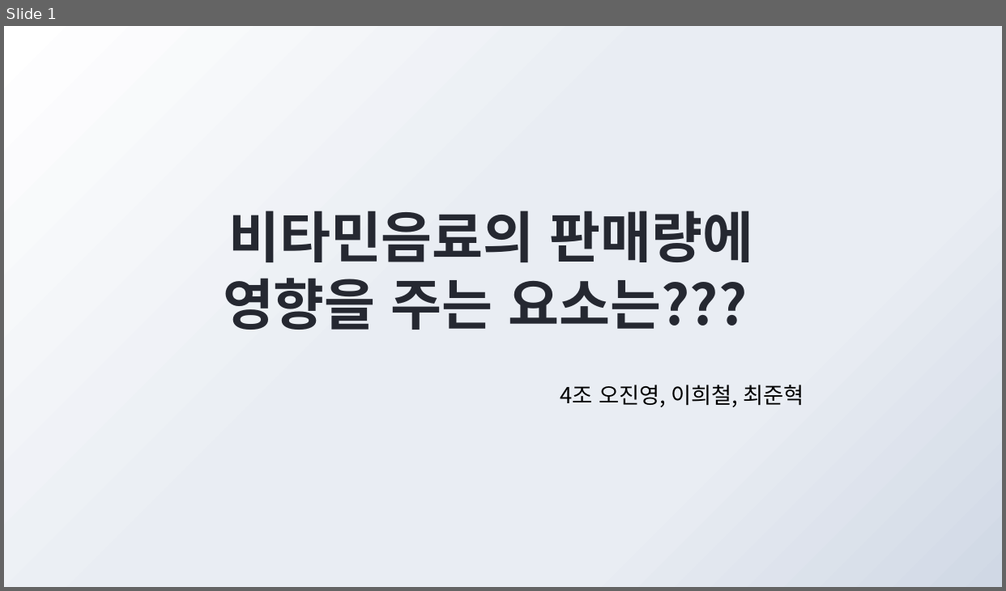
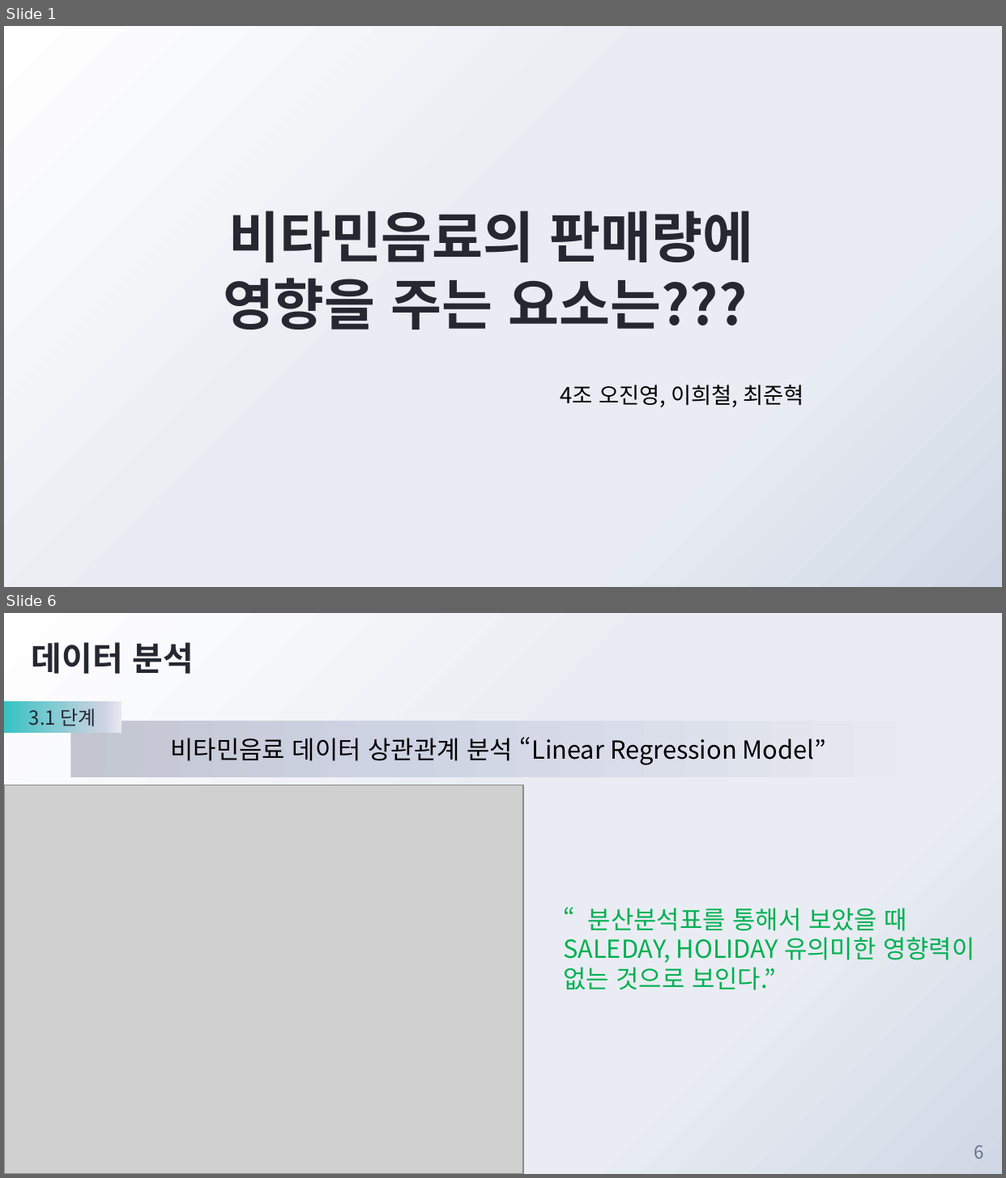
Before and after one commit to JadenChoi94/MachineLearning_Basic, a slide deck: 4조 비타민음료 발표.pptx. Shown one above the other, each under a label of ours: slide 1 before the commit, slides 1 and 6 after it; the slides between them are not shown. The pictures are 1006x591 and 1006x1178 pixels, drawn with LibreOffice and Linux fonts; fonts in the diff are those of the drawing; grey boxes stand for pictures; background and template pictures are left out. Boxes give left, top, right and bottom in pixels: in the first picture for what was removed or moved away, otherwise in the second. Text is boxed around its words. In the diff, an @@ line names an element or a change of style, - is before the commit and + after.

```diff
--- a/4조 비타민음료 발표.pptx
+++ b/4조 비타민음료 발표.pptx
@@ slide 6 added at <box>4,613,1002,1174</box>, background gradient #FFFFFF to #E9EDF3 to #D0D8E5 @@
@@ title added at <box>32,642,194,674</box>, 24 pt, text #252831, bold @@
+데이터 분석
@@ rectangle added at <box>4,702,121,733</box>, fill gradient #36C2C2 to #CED3E3 to #E7E9F1, 14 pt, text #252831 @@
+3.1 단계
@@ rectangle added at <box>71,721,896,777</box>, fill gradient #C3C6D1 to #CED3E3 to #E7E9F1, 18 pt, text #000000 @@
+비타민음료 데이터 상관관계 분석 “Linear Regression Model”
@@ picture added at <box>4,785,523,1174</box> @@
@@ text added at <box>563,908,974,990</box>, 18 pt, text #00B050 @@
+“분산분석표를 통해서 보았을 때 SALEDAY, HOLIDAY 유의미한 영향력이 없는 것으로 보인다.”
@@ page number added at <box>974,1145,984,1159</box>, 13 pt, text #68728D @@
+6
```
Also in this commit, not shown: 11 slides changed, 7 other slides added, 2 slides removed, 6 other files.
